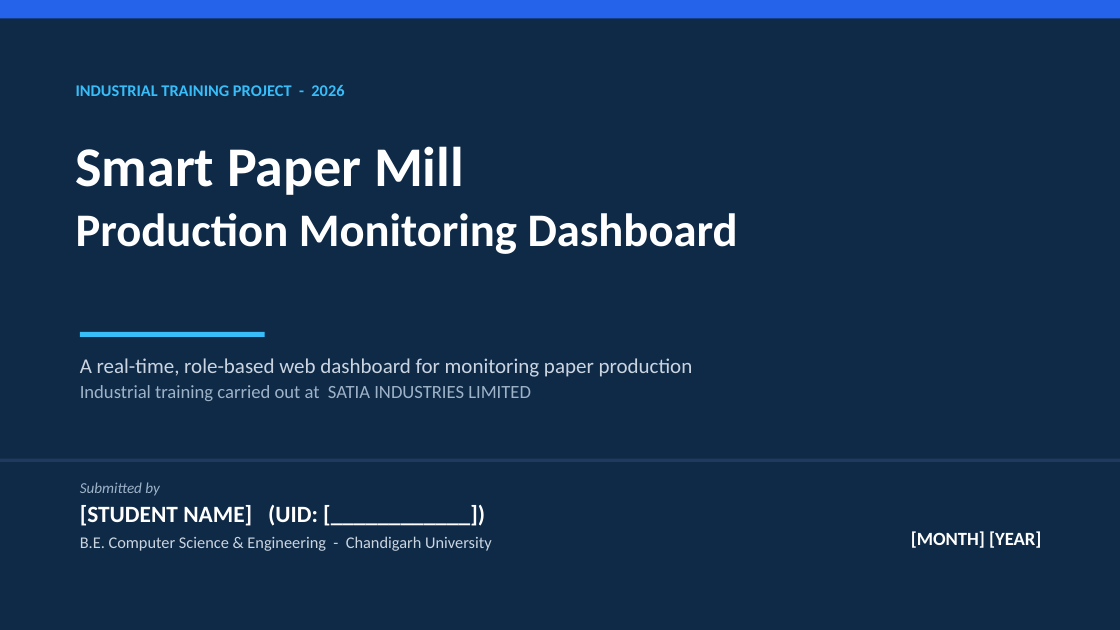
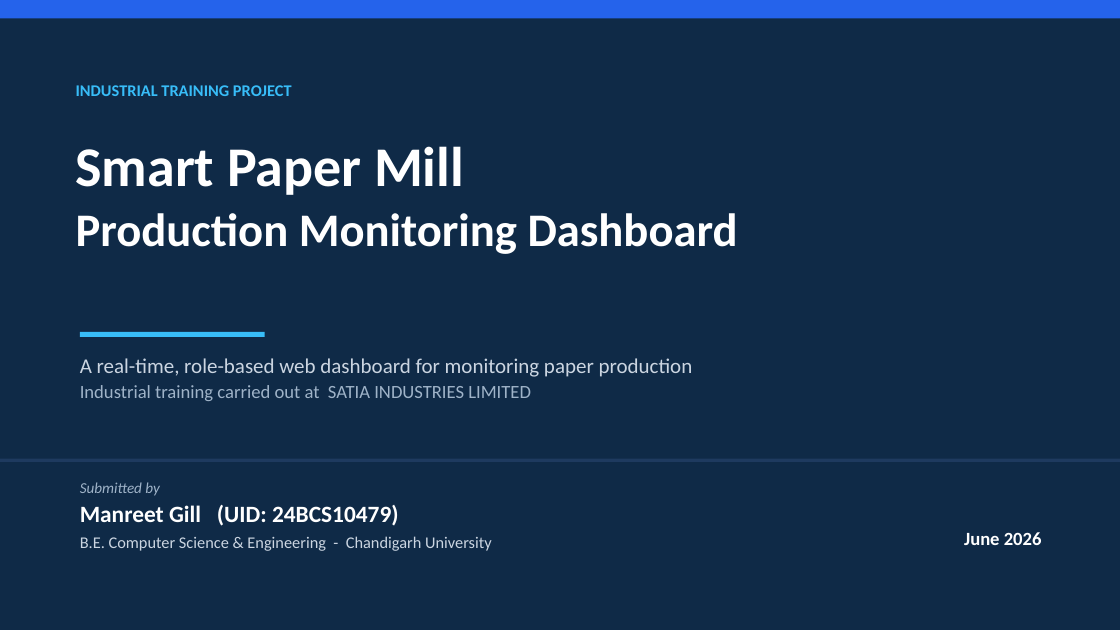
Before and after one commit to gillmreet01/MillPulse, a slide deck: slide 1 of docs/Smart_Paper_Mill_Presentation.pptx. Drawn at 1120x630 pixels with LibreOffice and Linux fonts; fonts in the diff are those of the drawing. Boxes give left, top, right and bottom in pixels: in the first picture for what was removed or moved away, otherwise in the second. Text is boxed around its words. In the diff, an @@ line names an element or a change of style, - is before the commit and + after.

```diff
--- a/docs/Smart_Paper_Mill_Presentation.pptx
+++ b/docs/Smart_Paper_Mill_Presentation.pptx
@@ text at (76,85,292,96): text changed @@
-INDUSTRIAL TRAINING PROJECT - 2026
+INDUSTRIAL TRAINING PROJECT
@@ text at (80,505,399,526): text changed @@
-[STUDENT NAME] (UID: [____________])
+Manreet Gill (UID: 24BCS10479)
@@ text at (964,532,1042,545): text changed @@
-[MONTH] [YEAR]
+June 2026
```
Also in this commit, not shown: 1 other slide changed, 9 other files.
